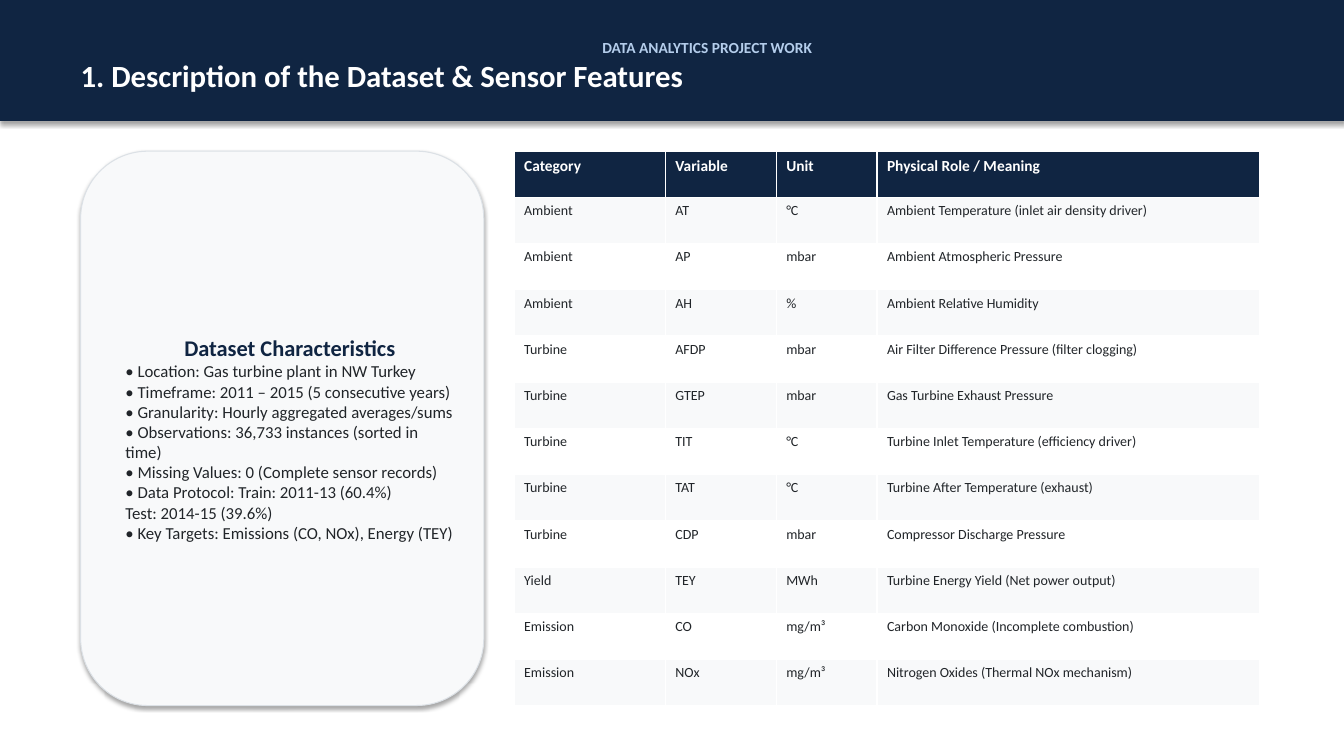
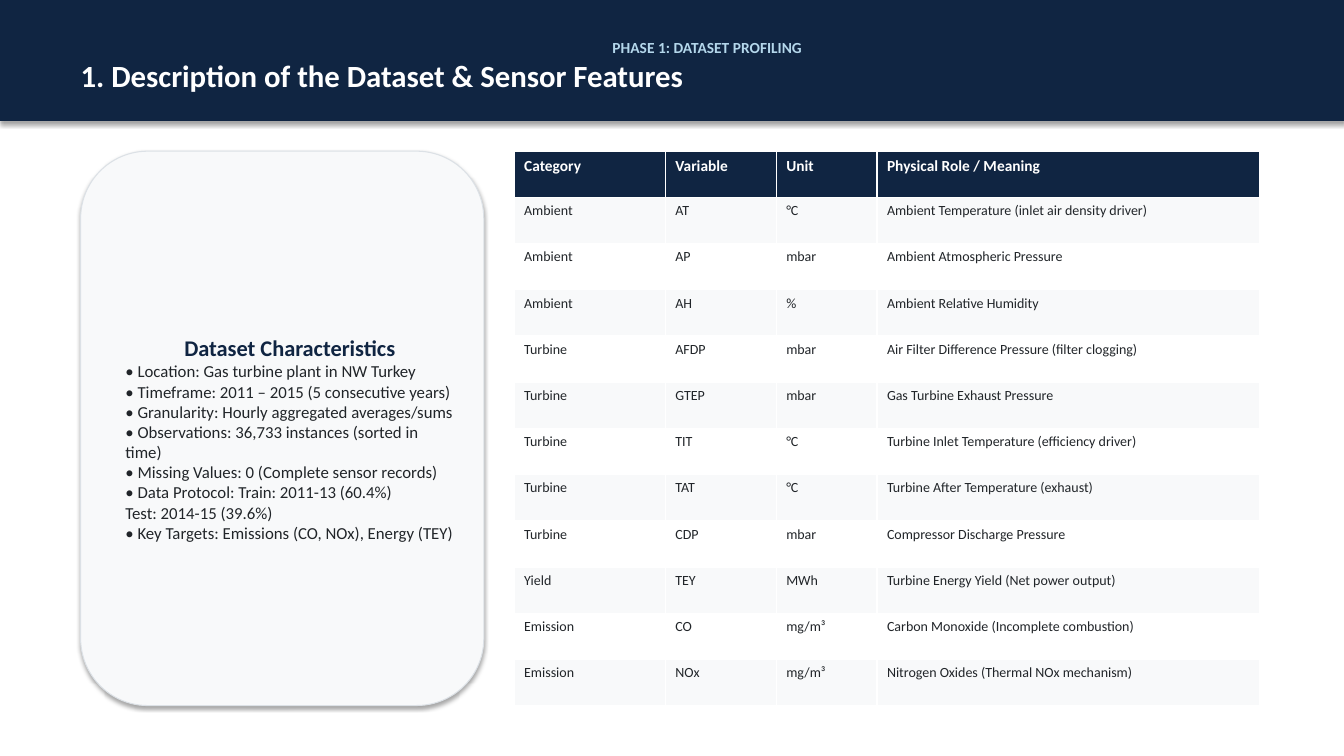
Before and after one commit to guidomariadifiore/DataAnalysisProject, a slide deck: slide 3 of presentation.pptx. Drawn at 1344x756 pixels with LibreOffice and Linux fonts; fonts in the diff are those of the drawing. Boxes give left, top, right and bottom in pixels: in the first picture for what was removed or moved away, otherwise in the second. Text is boxed around its words. In the diff, an @@ line names an element or a change of style, - is before the commit and + after.

```diff
--- a/presentation.pptx
+++ b/presentation.pptx
@@ text in rectangle at bbox=[612, 43, 802, 53]: text changed; text colour #B4CDEB to #B4D7EB @@
-DATA ANALYTICS PROJECT WORK
+PHASE 1: DATASET PROFILING
```
Also in this commit, not shown: 11 other slides changed, 3 other files.
